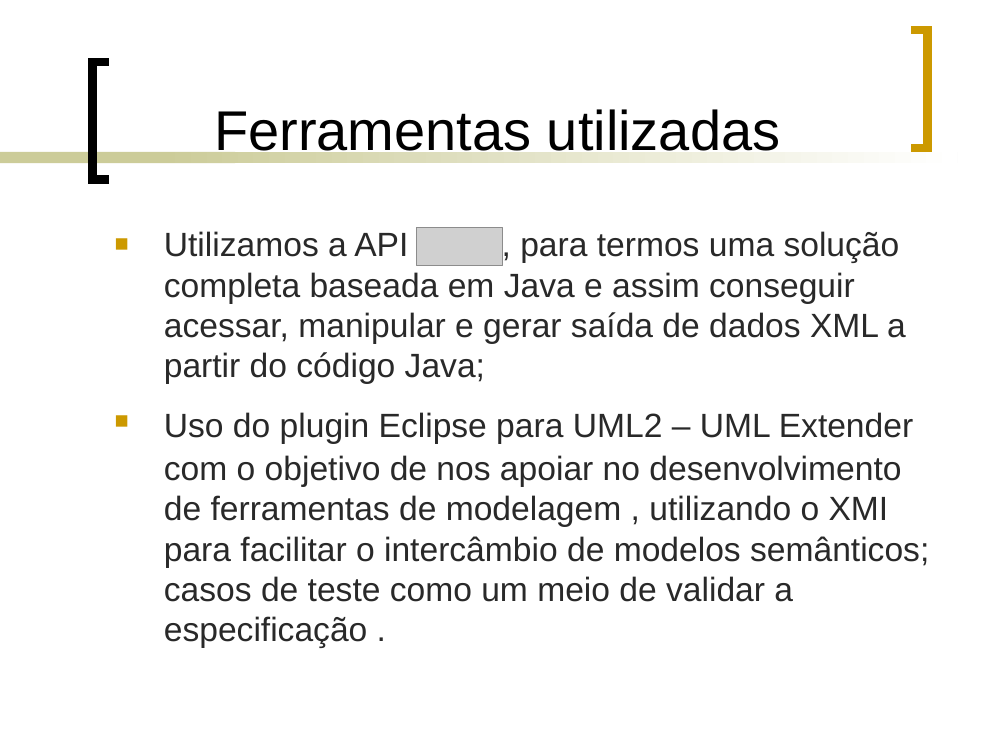
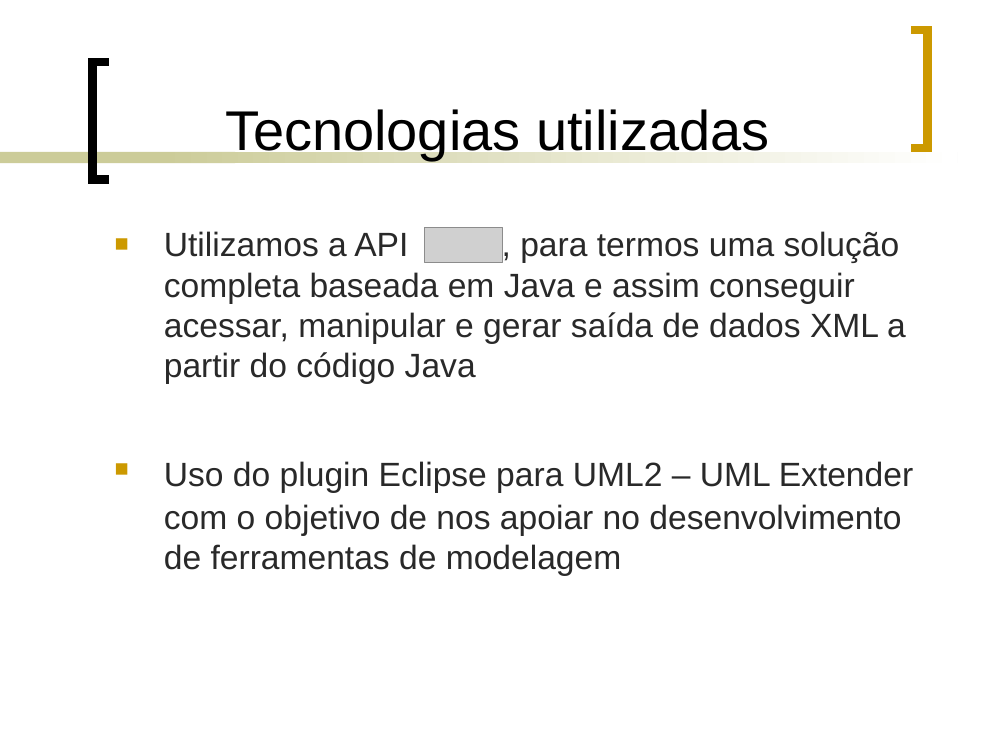
Before and after one commit to ms-uerj/conversoruml, a slide deck: slide 9 of apresentação/Equipe Parseros.ppt (slide 7 before the commit). Drawn at 1008x756 pixels with LibreOffice and Linux fonts; fonts in the diff are those of the drawing; grey boxes stand for pictures. Boxes give left, top, right and bottom in pixels: in the first picture for what was removed or moved away, otherwise in the second. Text is boxed around its words. In the diff, an @@ line names an element or a change of style, - is before the commit and + after.

Commit message:
Apresentação atualizada para o 3º seminário.

```diff
--- a/apresentação/Equipe Parseros.ppt
+++ b/apresentação/Equipe Parseros.ppt
@@ title at bbox=[225, 109, 769, 159]: text changed @@
-Ferramentas utilizadas
+Tecnologias utilizadas
@@ text at bbox=[164, 231, 913, 576]: text changed @@
-■ Utilizamos a API , para termos uma solução completa baseada em Java e assim conseguir acessar, manipular e gerar saída de dados XML a partir do código Java;
-■ Uso do plugin Eclipse para UML2 – UML Extender com o objetivo de nos apoiar no desenvolvimento de ferramentas de modelagem , utilizando o XMI para facilitar o intercâmbio de modelos semânticos; casos de teste como um meio de validar a especificação .
+■ Utilizamos a API , para termos uma solução completa baseada em Java e assim conseguir acessar, manipular e gerar saída de dados XML a partir do código Java
+■ Uso do plugin Eclipse para UML2 – UML Extender com o objetivo de nos apoiar no desenvolvimento de ferramentas de modelagem
@@ picture: place and size @@
-picture at bbox=[416, 227, 502, 266]
+picture at bbox=[424, 227, 503, 262]
```
Also in this commit, not shown: 6 other slides changed, 4 slides added, 5 slides removed.
